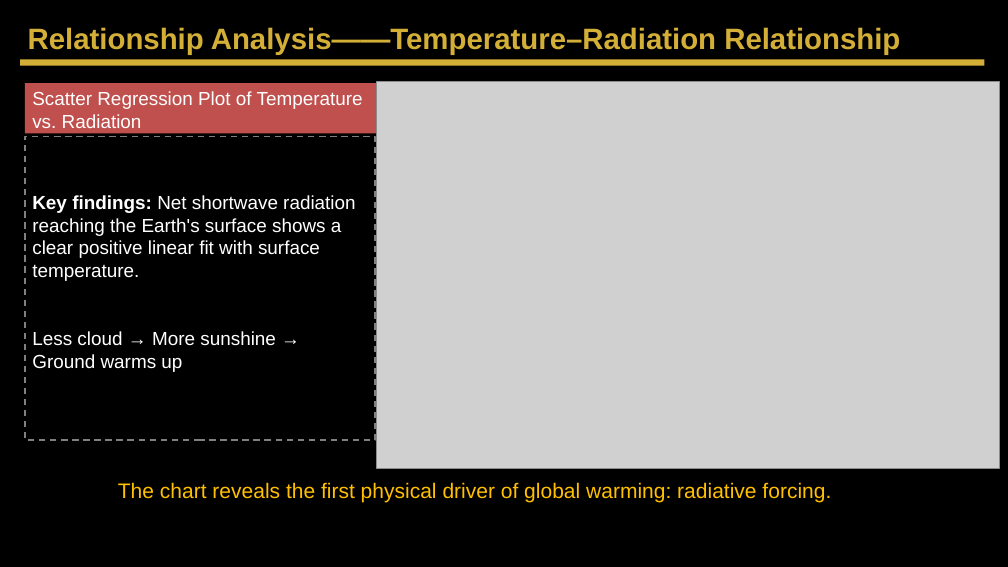
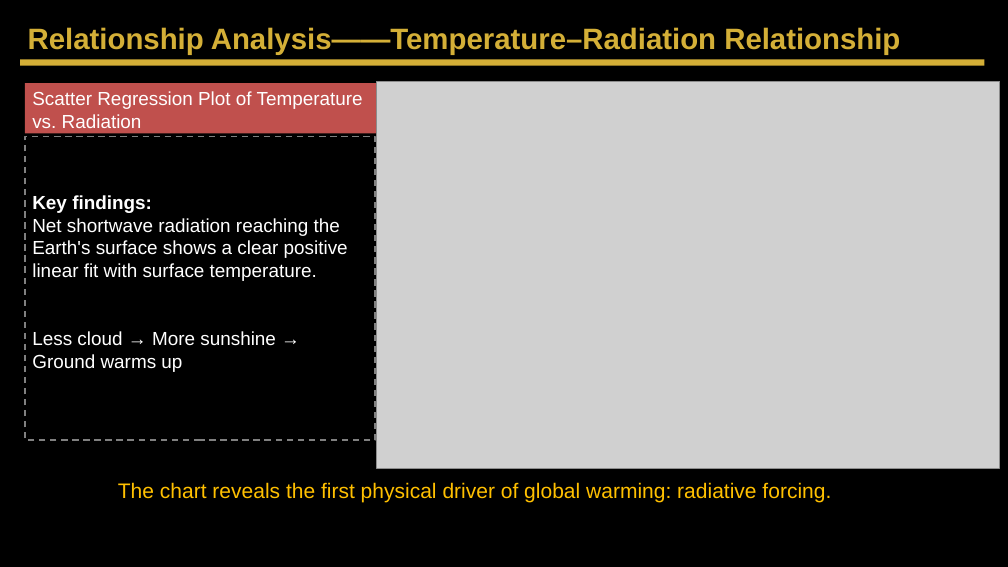
Before and after one commit to Ruiqi-Huang-7/EART60702-group-4-project-1, a slide deck: slide 9 of Project_1_final.pptx. Drawn at 1008x567 pixels with LibreOffice and Linux fonts; fonts in the diff are those of the drawing; grey boxes stand for pictures. Boxes give left, top, right and bottom in pixels: in the first picture for what was removed or moved away, otherwise in the second. Text is boxed around its words. In the diff, an @@ line names an element or a change of style, - is before the commit and + after.

```diff
--- a/Project_1_final.pptx
+++ b/Project_1_final.pptx
@@ text at <box>32,195,348,281</box>: text changed @@
-Key findings: Net shortwave radiation reaching the Earth's surface shows a clear positive linear fit with surface temperature.
+Key findings:
+Net shortwave radiation reaching the Earth's surface shows a clear positive linear fit with surface temperature.
```
Also in this commit, not shown: 7 other slides changed, 2 other files.
